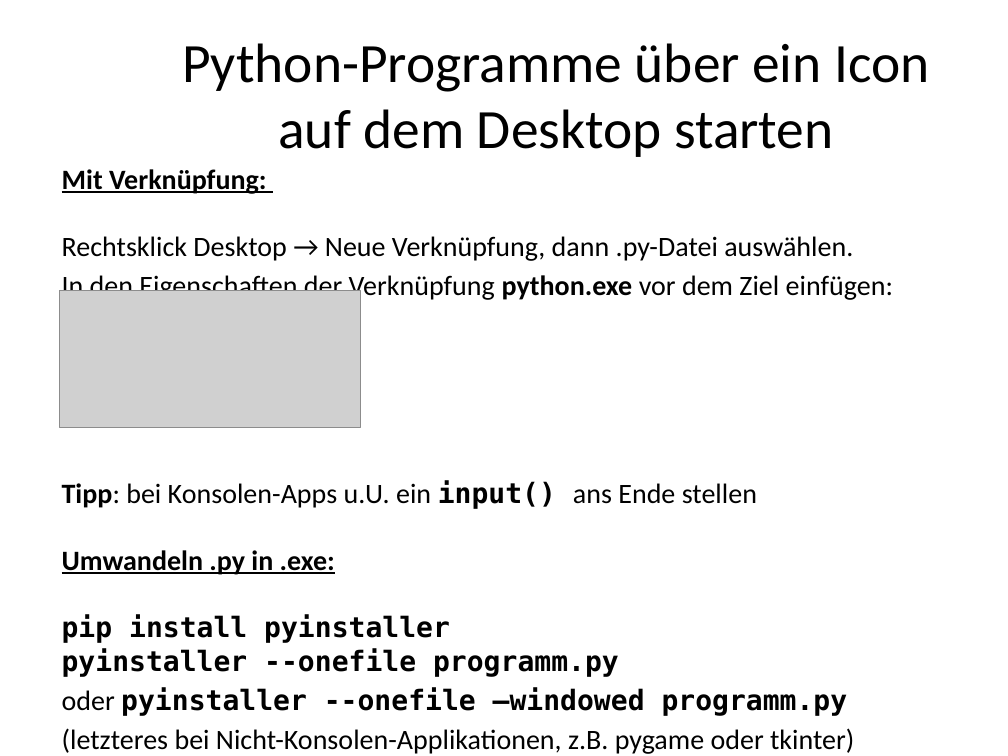
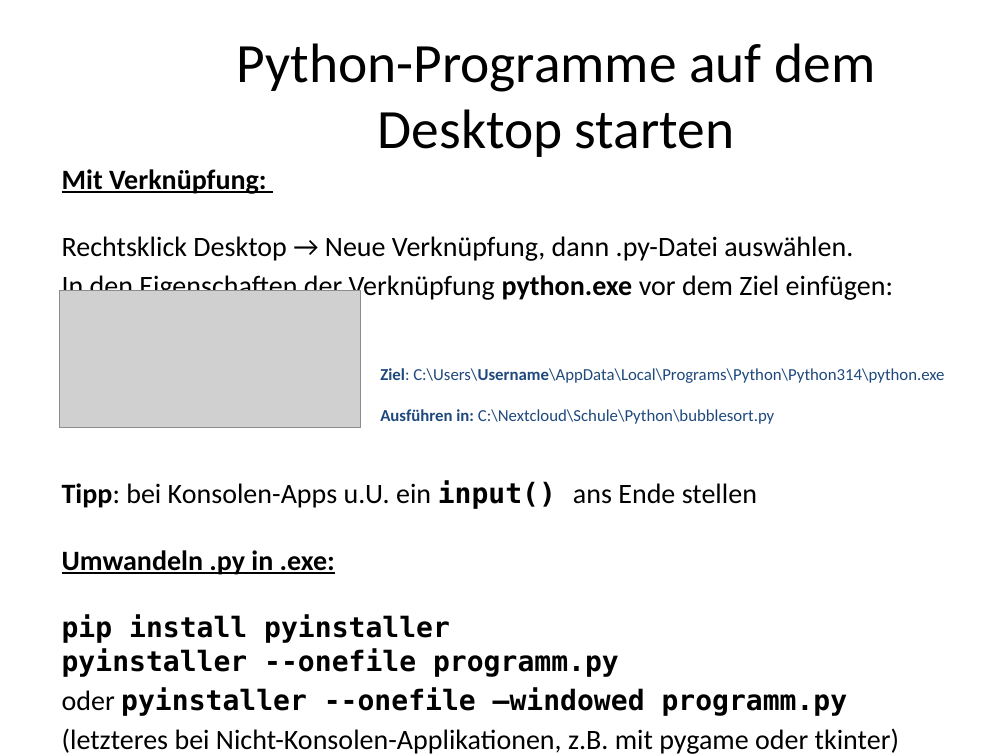
Before and after one commit to MickyRoth/Presentations, a slide deck: slide 118 of Python3 Fachinformatiker.pptx. Drawn at 1008x756 pixels with LibreOffice and Linux fonts; fonts in the diff are those of the drawing; grey boxes stand for pictures; background and template pictures are left out. Boxes give left, top, right and bottom in pixels: in the first picture for what was removed or moved away, otherwise in the second. Text is boxed around its words. In the diff, an @@ line names an element or a change of style, - is before the commit and + after.

Commit message:
Python aktualisiert

```diff
--- a/Python3 Fachinformatiker.pptx
+++ b/Python3 Fachinformatiker.pptx
@@ title at [236, 43, 875, 157]: text changed @@
-Python-Programme über ein Icon auf dem Desktop starten
+Python-Programme auf dem Desktop starten
@@ text added at [380, 368, 944, 424], 12 pt, text #1F497D @@
+Ziel: C:\Users\Username\AppData\Local\Programs\Python\Python314\python.exe
+Ausführen in: C:\Nextcloud\Schule\Python\bubblesort.py
@@ text at [62, 728, 899, 754]: text changed @@
-(letzteres bei Nicht-Konsolen-Applikationen, z.B. pygame oder tkinter)
+(letzteres bei Nicht-Konsolen-Applikationen, z.B. mit pygame oder tkinter)
```
Also in this commit, not shown: 1 other slide changed.
